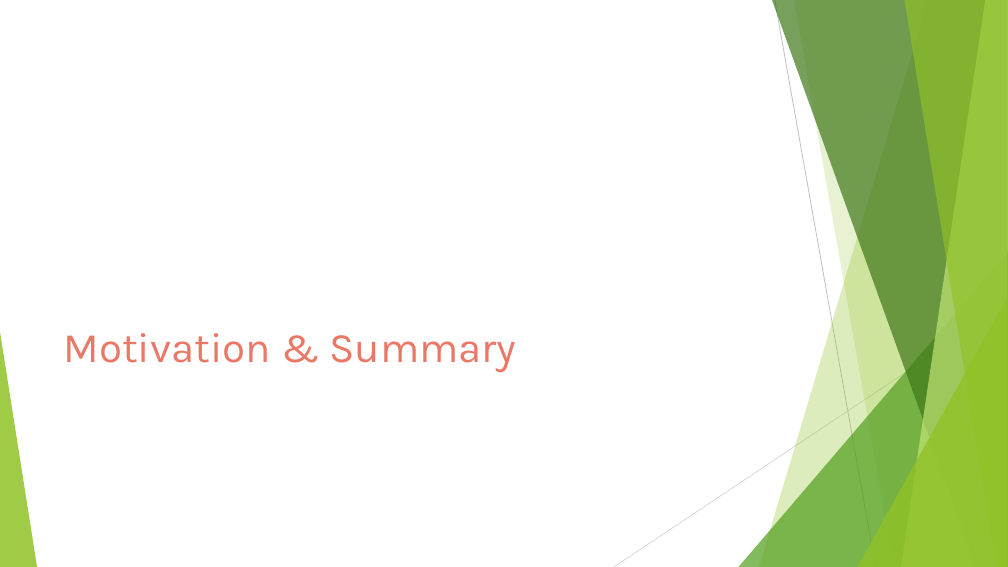
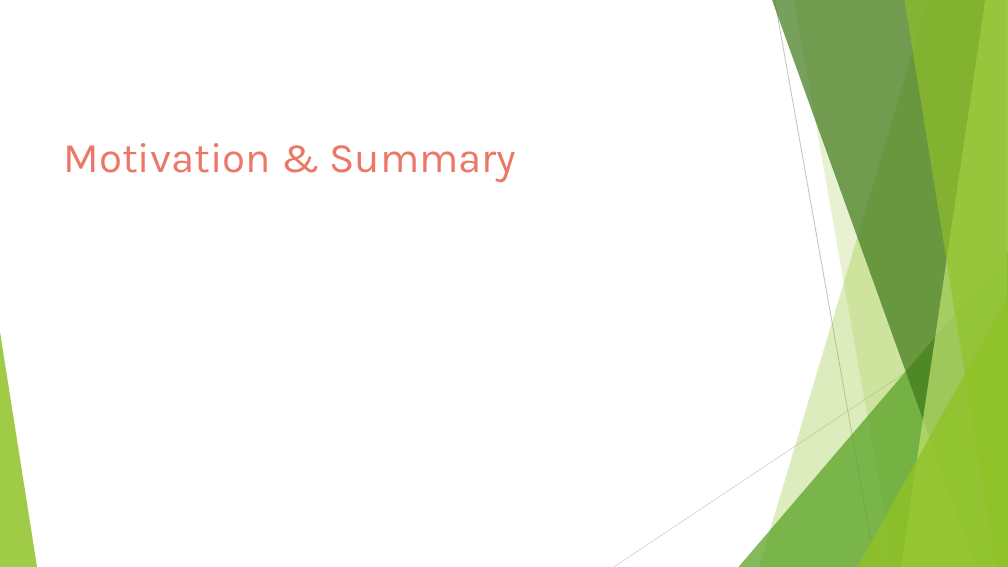
Before and after one commit to Kgyoung01/Project-10, a slide deck: slide 2 of Air Quality Index Analysis by Country.pptx. Drawn at 1008x567 pixels with LibreOffice and Linux fonts; fonts in the diff are those of the drawing. Boxes give left, top, right and bottom in pixels: in the first picture for what was removed or moved away, otherwise in the second. Text is boxed around its words. In the diff, an @@ line names an element or a change of style, - is before the commit and + after.

```diff
--- a/Air Quality Index Analysis by Country.pptx
+++ b/Air Quality Index Analysis by Country.pptx
@@ title "Motivation & Summary": place and size @@
-title "Motivation & Summary" at box(64, 333, 516, 373)
+title "Motivation & Summary" at box(64, 143, 516, 183)
```
Also in this commit, not shown: 1 other slide changed, 7 slides added.
